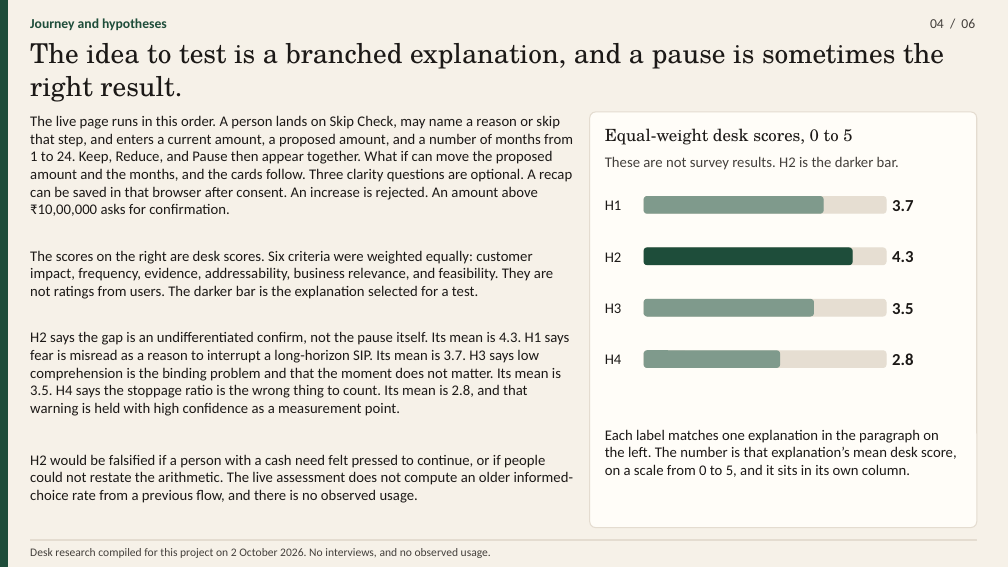
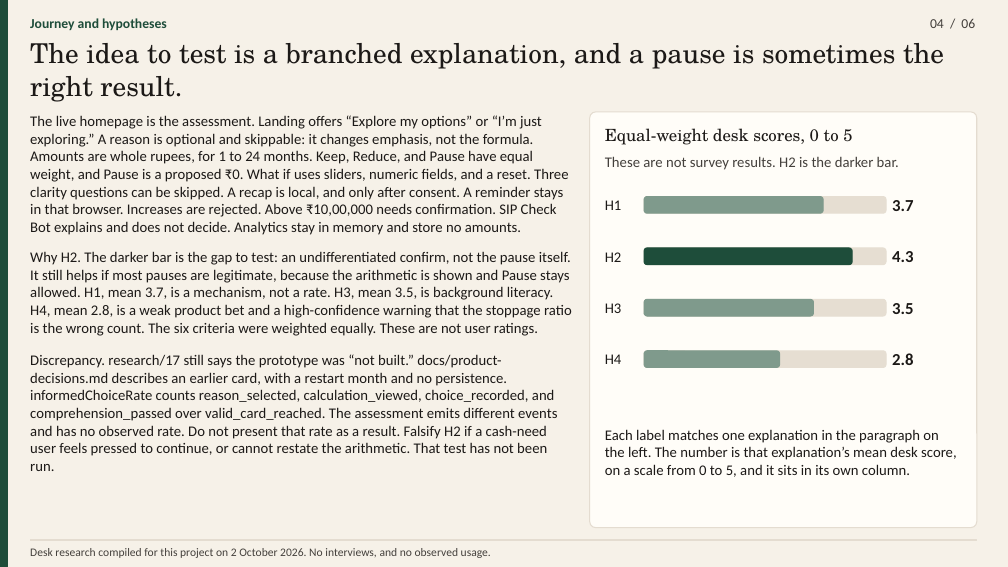
Before and after one commit to parthkapoor2402/finlit-ventures, a slide deck: slide 4 of presentation/out/finlit-skip-check-strategy.pptx. Drawn at 1008x567 pixels with LibreOffice and Linux fonts; fonts in the diff are those of the drawing. Boxes give left, top, right and bottom in pixels: in the first picture for what was removed or moved away, otherwise in the second. Text is boxed around its words. In the diff, an @@ line names an element or a change of style, - is before the commit and + after.

```diff
--- a/presentation/out/finlit-skip-check-strategy.pptx
+++ b/presentation/out/finlit-skip-check-strategy.pptx
@@ text at bbox=[30, 115, 568, 235]: text changed @@
-The live page runs in this order. A person lands on Skip Check, may name a reason or skip that step, and enters a current amount, a proposed amount, and a number of months from 1 to 24. Keep, Reduce, and Pause then appear together. What if can move the proposed amount and the months, and the cards follow. Three clarity questions are optional. A recap can be saved in that browser after consent. An increase is rejected. An amount above ₹10,00,000 asks for confirmation.
+The live homepage is the assessment. Landing offers “Explore my options” or “I’m just exploring.” A reason is optional and skippable: it changes emphasis, not the formula. Amounts are whole rupees, for 1 to 24 months. Keep, Reduce, and Pause have equal weight, and Pause is a proposed ₹0. What if uses sliders, numeric fields, and a reset. Three clarity questions can be skipped. A recap is local, and only after consent. A reminder stays in that browser. Increases are rejected. Above ₹10,00,000 needs confirmation. SIP Check Bot explains and does not decide. Analytics stay in memory and store no amounts.
@@ text removed at bbox=[30, 250, 553, 299] @@
-The scores on the right are desk scores. Six criteria were weighted equally: customer impact, frequency, evidence, addressability, business relevance, and feasibility. They are not ratings from users. The darker bar is the explanation selected for a test.
@@ text added at bbox=[30, 251, 572, 336], 14 pt, text #1C1917 @@
+Why H2. The darker bar is the gap to test: an undifferentiated confirm, not the pause itself. It still helps if most pauses are legitimate, because the arithmetic is shown and Pause stays allowed. H1, mean 3.7, is a mechanism, not a rate. H3, mean 3.5, is background literacy. H4, mean 2.8, is a weak product bet and a high-confidence warning that the stoppage ratio is the wrong count. The six criteria were weighted equally. These are not user ratings.
@@ text removed at bbox=[30, 331, 570, 416] @@
-H2 says the gap is an undifferentiated confirm, not the pause itself. Its mean is 4.3. H1 says fear is misread as a reason to interrupt a long-horizon SIP. Its mean is 3.7. H3 says low comprehension is the binding problem and that the moment does not matter. Its mean is 3.5. H4 says the stoppage ratio is the wrong thing to count. Its mean is 2.8, and that warning is held with high confidence as a measurement point.
@@ text added at bbox=[30, 354, 557, 471], 14 pt, text #1C1917 @@
+Discrepancy. research/17 still says the prototype was “not built.” docs/product-decisions.md describes an earlier card, with a restart month and no persistence. informedChoiceRate counts reason_selected, calculation_viewed, choice_recorded, and comprehension_passed over valid_card_reached. The assessment emits different events and has no observed rate. Do not present that rate as a result. Falsify H2 if a cash-need user feels pressed to continue, or cannot restate the arithmetic. That test has not been run.
@@ text removed at bbox=[30, 454, 573, 503] @@
-H2 would be falsified if a person with a cash need felt pressed to continue, or if people could not restate the arithmetic. The live assessment does not compute an older informed-choice rate from a previous flow, and there is no observed usage.
```
Also in this commit, not shown: 5 other slides changed, 5 other files.
